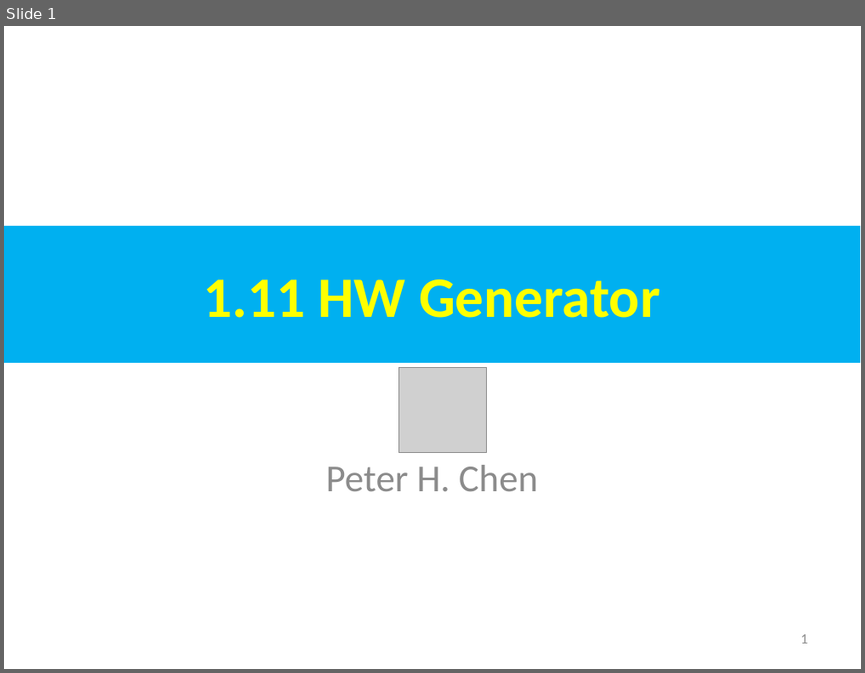
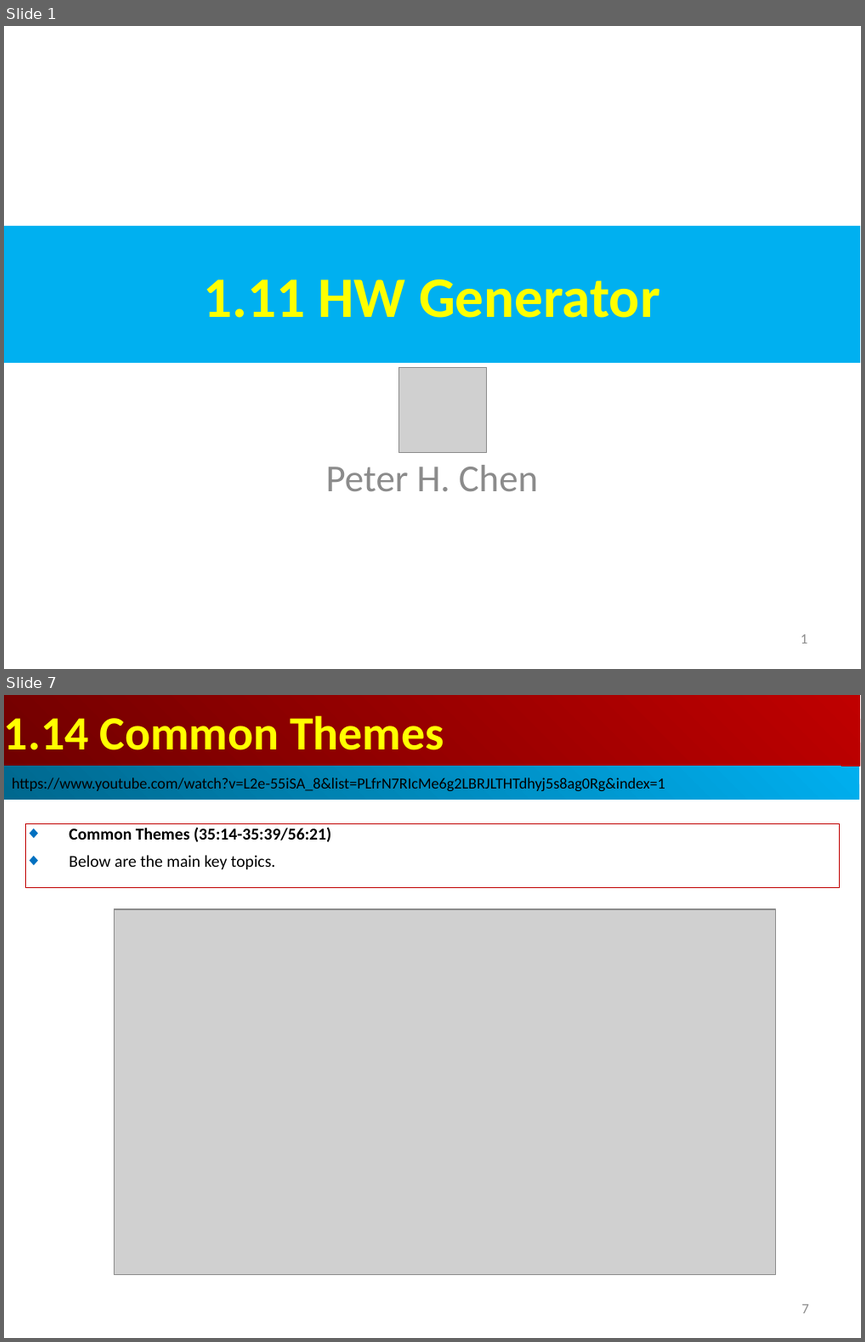
Before and after one commit to peterhchen/AIU_CS800_Chisel, a slide deck: 100_Chisel_HW_Design/001_Intro/000_Video/001.11_20_Generator.ppt. Shown one above the other, each under a label of ours: slide 1 before the commit, slides 1 and 7 after it; the slides between them are not shown. The pictures are 865x673 and 865x1342 pixels, drawn with LibreOffice and Linux fonts; fonts in the diff are those of the drawing; grey boxes stand for pictures. Boxes give left, top, right and bottom in pixels: in the first picture for what was removed or moved away, otherwise in the second. Text is boxed around its words. In the diff, an @@ line names an element or a change of style, - is before the commit and + after.

```diff
--- a/100_Chisel_HW_Design/001_Intro/000_Video/001.11_20_Generator.ppt
+++ b/100_Chisel_HW_Design/001_Intro/000_Video/001.11_20_Generator.ppt
@@ slide 7 added at (4,695,861,1338), background #FFFFFF @@
@@ rectangle added at (4,695,860,766), fill gradient #BF0000 to #710000, 40 pt, text #FFFF00, bold @@
+1.14 Common Themes
@@ rectangle added at (4,766,859,800), fill gradient #00AFEF to #00688E, 13 pt, text #000000 @@
+https://www.youtube.com/watch?v=L2e-55iSA_8&list=PLfrN7RIcMe6g2LBRJLTHTdhyj5s8ag0Rg&index=1
@@ rectangle added at (25,823,840,888), outline #C00000 0.74 pt, 14 pt, text #000000, bold @@
+◆ Common Themes (35:14-35:39/56:21)
+◆ Below are the main key topics.
@@ picture added at (114,909,775,1274) @@
@@ page number added at (801,1304,808,1313), 12 pt, text #8B8B8B @@
+7
```
Also in this commit, not shown: 1 slide changed, 18 other slides added, 2 other files.
